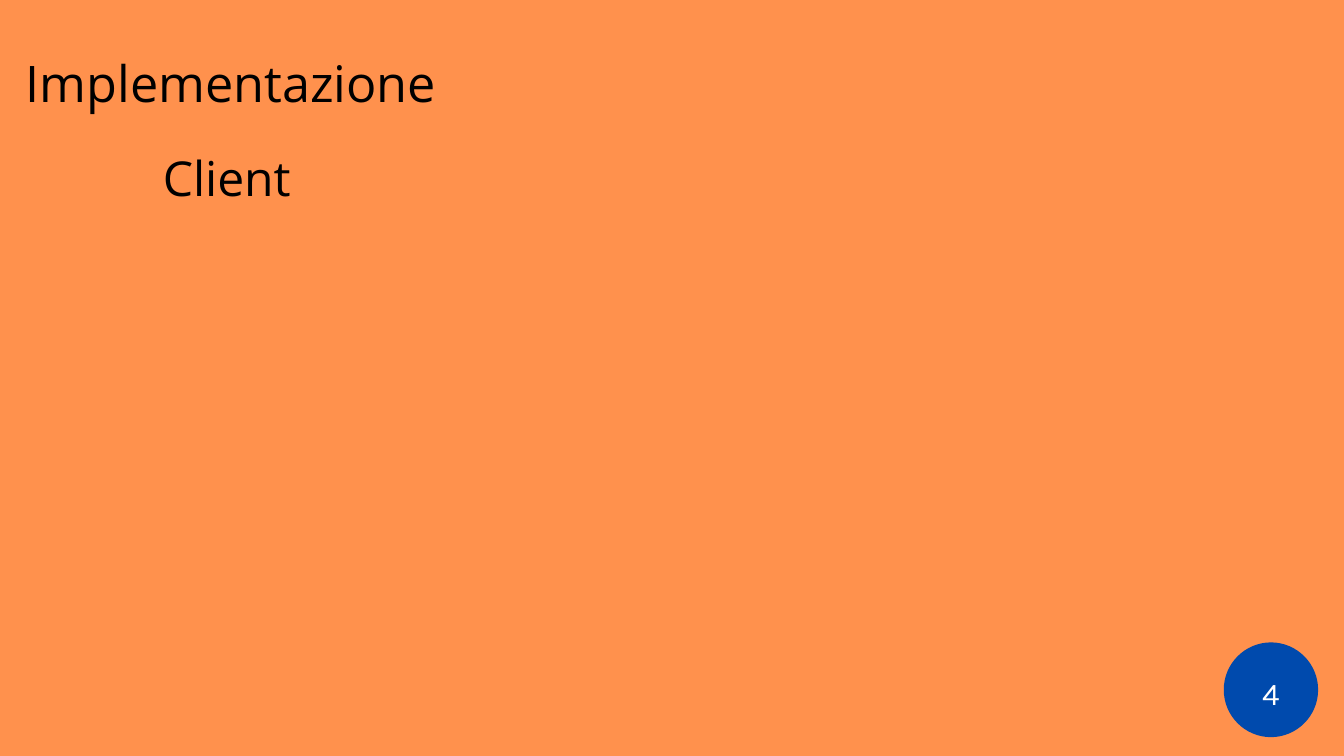
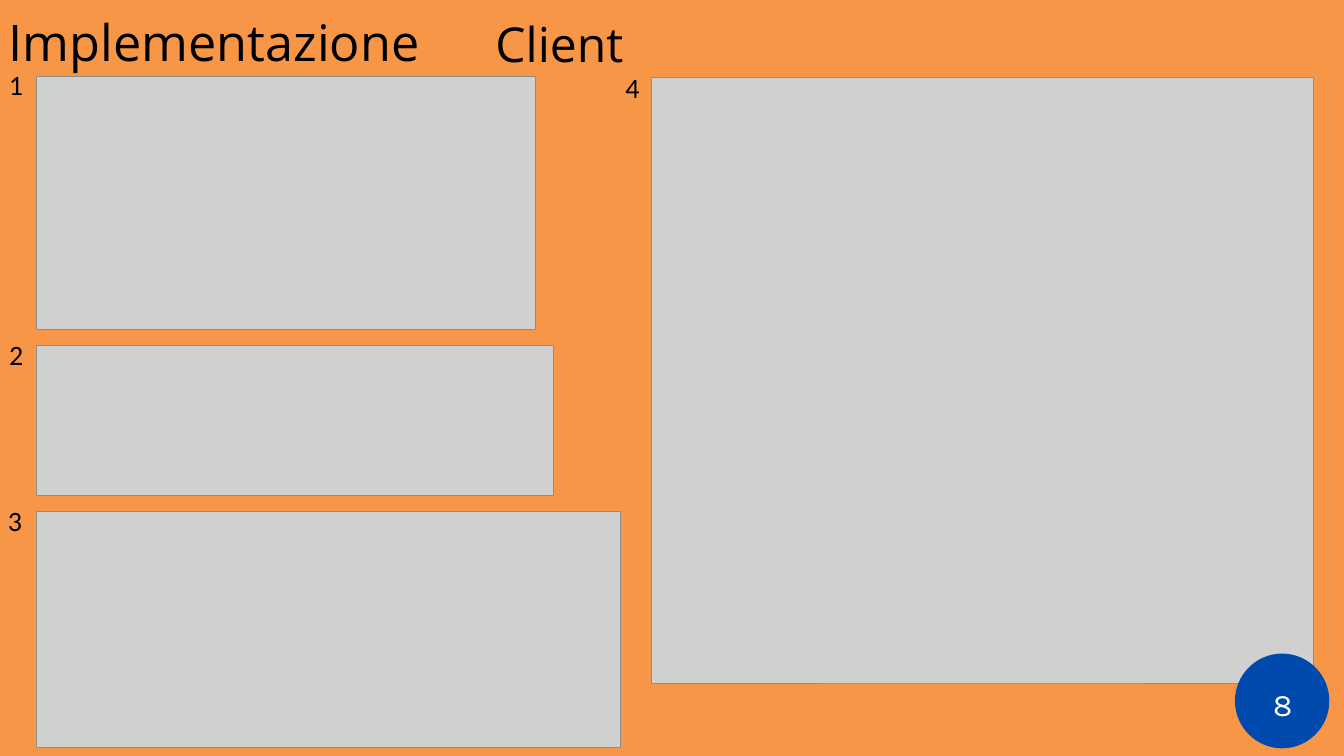
Before and after one commit to ilcors-dev/gruppo-reti, a slide deck: slide 8 of esercitazione_1/documents/Esercitazione 1.pptx (slide 4 before the commit). Drawn at 1344x756 pixels with LibreOffice and Linux fonts; fonts in the diff are those of the drawing; grey boxes stand for pictures. Boxes give left, top, right and bottom in pixels: in the first picture for what was removed or moved away, otherwise in the second. Text is boxed around its words. In the diff, an @@ line names an element or a change of style, - is before the commit and + after.

```diff
--- a/esercitazione_1/documents/Esercitazione 1.pptx
+++ b/esercitazione_1/documents/Esercitazione 1.pptx
@@ background #FF914D to #FFFFFF @@
@@ freeform shape added at bbox=[0, 0, 1344, 756], fill #F79646 @@
@@ text "Implementazione": place and size @@
-text "Implementazione" at bbox=[26, 63, 436, 114]
+text "Implementazione" at bbox=[9, 22, 419, 73]
@@ text "Client": place and size @@
-text "Client" at bbox=[163, 159, 291, 197]
+text "Client" at bbox=[495, 25, 623, 63]
@@ text added at bbox=[9, 77, 23, 95], 30 pt, text #000000 @@
+1
@@ picture added at bbox=[36, 76, 536, 329] @@
@@ text added at bbox=[625, 80, 639, 98], 30 pt, text #000000 @@
+4
@@ picture added at bbox=[651, 77, 1314, 683] @@
@@ text added at bbox=[9, 347, 23, 365], 30 pt, text #000000 @@
+2
@@ picture added at bbox=[36, 345, 553, 495] @@
@@ text added at bbox=[8, 513, 22, 531], 30 pt, text #000000 @@
+3
@@ picture added at bbox=[36, 512, 620, 747] @@
@@ freeform shape added at bbox=[1235, 654, 1329, 749], fill #004AAD @@
@@ text at bbox=[1264, 697, 1279, 713]: text changed @@
-4
+7
@@ text added at bbox=[1273, 696, 1292, 717], 33.5 pt, text #FFFFFF @@
+8
```
Also in this commit, not shown: 6 other slides changed, 2 slides added, 1 other file.
